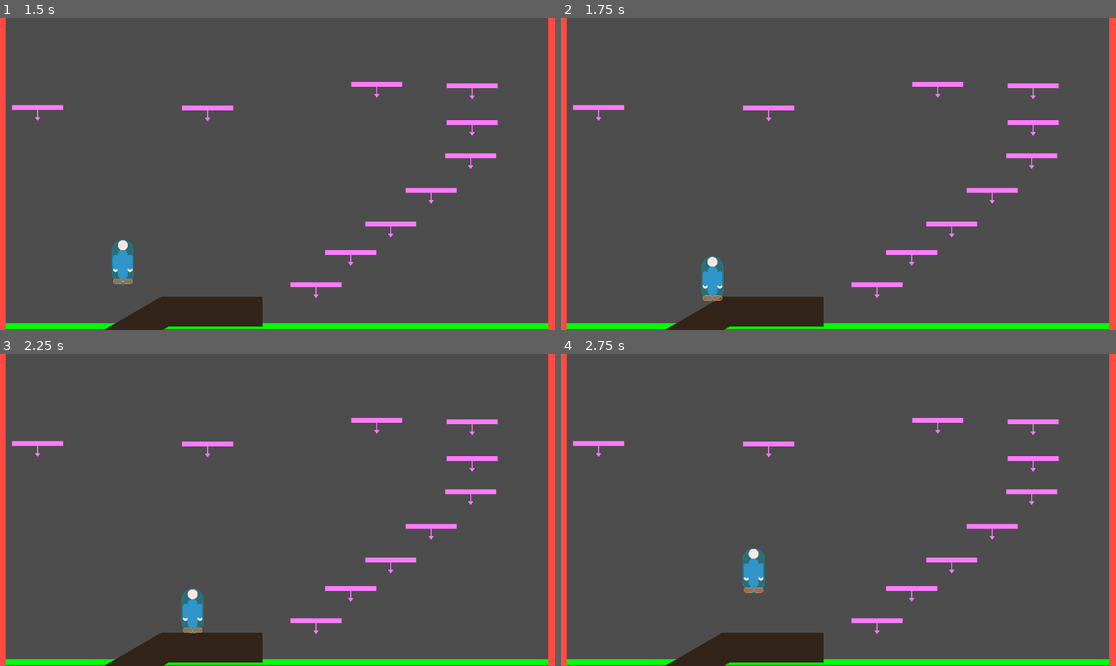
Above: before the commit, frames 1-4 (two rows, left to right).
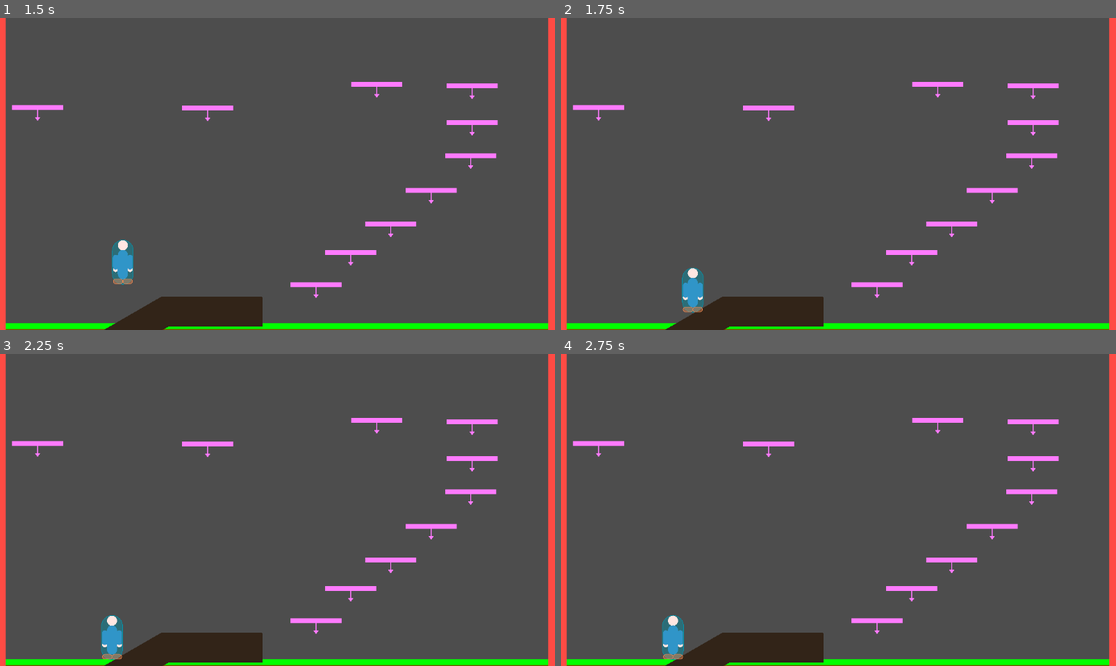
Above: after the commit, the same moments.

Repository: TheRealBlackNet/ImprovedMovementScripts
Game: Godot game, scene res://main.tscn
The game is run twice, just before and just after one commit, with the same random seed, the same clock (stepped at 60 frames per second) and the same inputs.
Inputs (mouse positions are in pixels of both pictures, inside the frame that each line leads up to):
- Up to frame 1 (1.5 s): click "update (jump and run)" at 0.5 s; tap Enter (ui_accept) at 1.25 s; move the mouse to (399, 158) at 1.27 s; hold Right (ui_right) from 1.28 s (still down)
- Up to frame 2 (1.75 s): keep holding Right (ui_right); tap Enter (ui_accept) at 1.52 s
- Up to frame 3 (2.25 s): move the mouse to (166, 525) at 2.02 s; release Right (ui_right) at 2.03 s; hold Down (ui_down) from 2.03 s (still down)
- Up to frame 4 (2.75 s): keep holding Down (ui_down); tap Enter (ui_accept) at 2.27 s

Frame 1 is identical in both runs. In frame 2, 1.0% of the frame differs, in the area x 21-30%, y 76-95%; in frame 3, 1.1%; in frame 4, 1.1%, in the area x 18-37%, y 62-98%.

Commit message:
sets the movement mode in ready

Diff:
--- a/improved/character_body_2d_jump_and_run.gd
+++ b/improved/character_body_2d_jump_and_run.gd
@@ -5,6 +5,10 @@
 const JUMP_VELOCITY:float = -400.0
 
 var doulbe_jump:bool = false
+
+func _ready() -> void:
+	# top down mode all collisions are walls
+	motion_mode = CharacterBody2D.MOTION_MODE_FLOATING
 
 func _physics_process(delta: float) -> void:
 	if not is_on_floor():
--- a/improved/character_body_2d_tank.gd
+++ b/improved/character_body_2d_tank.gd
@@ -3,6 +3,10 @@
 
 const DRIVE_SPEED:float = 120.0
 const TURN_SPEED:float = 2.0
+
+func _ready() -> void:
+	# top down mode all collisions are walls
+	motion_mode = CharacterBody2D.MOTION_MODE_FLOATING
 
 func _physics_process(delta: float) -> void:
 	# Get the input direction and handle the movement/deceleration.
